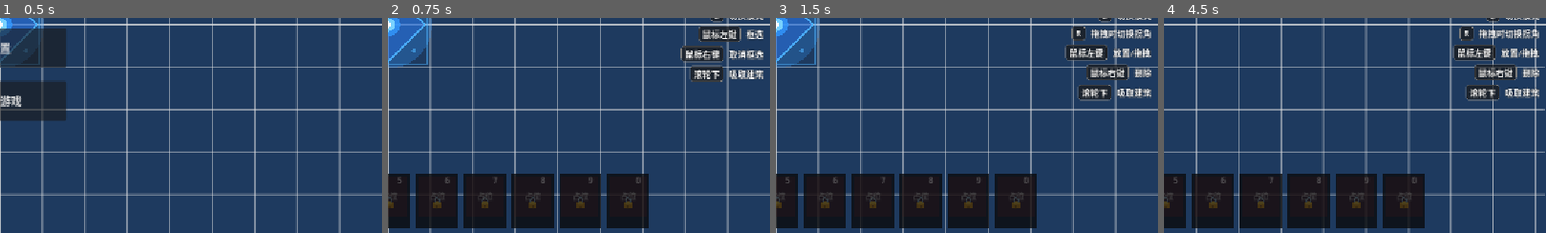
Above: before the commit, frames 1-4 (left to right).
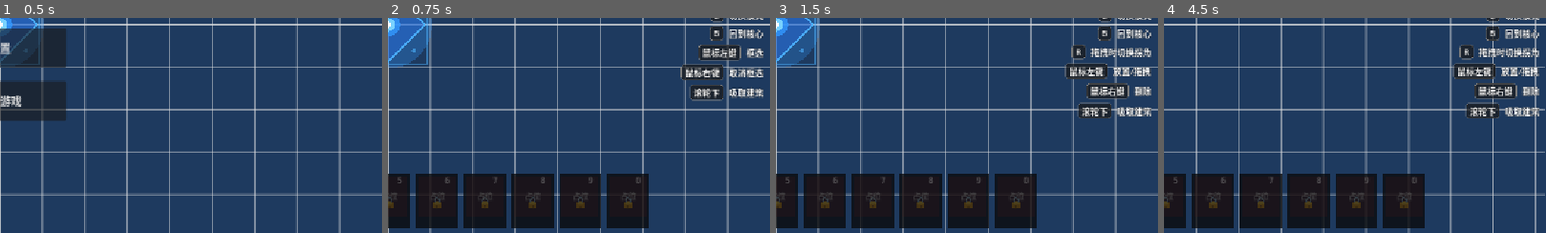
Above: after the commit, the same moments.

Repository: liuyun847/demo
Game: Godot game, scene res://scenes/main.tscn
The game is run twice, just before and just after one commit, with the same random seed, the same clock (stepped at 60 frames per second) and the same inputs.
Inputs (mouse positions are % of the whole screen's width and height, from its top left):
- Up to frame 1 (0.5 s): no input
- Up to frame 2 (0.75 s): click "开始游戏" at 0.5 s
- Up to frame 3 (1.5 s): tap Enter at 1.25 s; drag from (25, 91) to (60, 28) at 1.27 s
- Up to frame 4 (4.5 s): tap Space (toggle_pause) at 2, 4.25 s; drag from (31, 91) to (45, 70) at 2.02 s; tap Enter at 2.75 s; move the mouse to (38, 91) at 2.77 s; hold D (move_right) 2.78-3.5 s; hold B (focus_core, bound only after the commit) 2.78-3.5 s; right-click (38, 91) at 2.85 s; click (38, 91) at 2.92 s; drag from (44, 91) to (20, 35) at 3.52 s; drag from (50, 91) to (55, 50) at 4.27 s
The pictures show only the part of the screen within x 50-100%, y 48-98%; the shares and areas given below are measured in that part.

Frame 1 is identical in both runs. In frame 2, 4.2% of the frame differs, in the area x 76-99%, y 3-39%; in frame 3, 5.4%, in the area x 75-99%, y 3-47%; in frame 4, 5.4%.

Commit message:
feat: 新增 B 键回到核心视口
- 注册 focus_core 输入动作，CameraController 将视口移回核心（世界原点）
- 保持当前缩放不变，KeyHints 显示按键提示

Diff:
--- a/project.godot
+++ b/project.godot
@@ -186,6 +186,11 @@
 "events": [Object(InputEventKey,"resource_local_to_scene":false,"resource_name":"","device":-1,"window_id":0,"alt_press …(191 unchanged characters)…
 ]
 }
+focus_core={
+"deadzone": 0.2,
+"events": [Object(InputEventKey,"resource_local_to_scene":false,"resource_name":"","device":-1,"window_id":0,"alt_pressed":false,"shift_pressed":false,"ctrl_pressed":false,"meta_pressed":false,"pressed":false,"keycode":66,"physical_keycode":0,"key_label":0,"unicode":0,"location":0,"echo":false,"script":null)
+]
+}
 
 [rendering]
 
--- a/scripts/CameraController.gd
+++ b/scripts/CameraController.gd
@@ -12,6 +12,9 @@
 		zoom_at_position(event.position, 1 + GameConfig.zoom_speed)
 	elif event.is_action_pressed("zoom_out"):
 		zoom_at_position(event.position, 1 - GameConfig.zoom_speed)
+	elif event.is_action_pressed("focus_core"):
+		# 视口移回核心（世界原点）。核心占据 (-1,-1)..(0,0)，视觉中心即原点，不可移动
+		position = Vector2.ZERO
 
 # 在指定位置进行缩放
 func zoom_at_position(screen_pos: Vector2, factor: float) -> void:
--- a/scripts/autoload/keybind_manager.gd
+++ b/scripts/autoload/keybind_manager.gd
@@ -104,6 +104,12 @@
 	"toggle_pause": {
 		"display_name": "暂停",
 		"default_key": KEY_SPACE,
+		"default_key_type": "key",
+		"modifier": "",
+	},
+	"focus_core": {
+		"display_name": "回到核心",
+		"default_key": KEY_B,
 		"default_key_type": "key",
 		"modifier": "",
 	},
--- a/scripts/ui/key_hints.gd
+++ b/scripts/ui/key_hints.gd
@@ -8,6 +8,7 @@
 
 var _keycap_labels: Array[Label] = []
 var _toggle_key_label: Label
+var _focus_key_label: Label
 var _left_click_desc: Label
 var _right_click_desc: Label
 var _pipette_desc: Label
@@ -28,6 +29,7 @@
 	_build_edit_section()
 	_build_separator()
 	_build_toggle_row()
+	_build_focus_row()
 	_build_rotate_row()
 	_build_click_section()
 
@@ -84,6 +86,19 @@
 
 	add_child(row)
 
+func _build_focus_row() -> void:
+	var row := HBoxContainer.new()
+	row.alignment = BoxContainer.ALIGNMENT_END
+	row.add_theme_constant_override("separation", 8)
+
+	_focus_key_label = _make_keycap("focus_core")
+	row.add_child(_focus_key_label)
+
+	var desc := _make_desc("回到核心")
+	row.add_child(desc)
+
+	add_child(row)
+
 func _build_rotate_row() -> void:
 	_rotate_row = HBoxContainer.new()
 	_rotate_row.alignment = BoxContainer.ALIGNMENT_END
@@ -208,6 +223,7 @@
 		if i < _keycap_labels.size():
 			_keycap_labels[i].text = _get_action_text(EDIT_ACTIONS[i])
 	_toggle_key_label.text = _get_action_text("toggle_place_mode")
+	_focus_key_label.text = _get_action_text("focus_core")
 	_refresh_click_rows()
 
 func _refresh_click_rows() -> void:
--- a/tests/unit/test_camera_controller.gd
+++ b/tests/unit/test_camera_controller.gd
@@ -96,3 +96,20 @@
 	Input.action_release("move_right")
 	var _expected_speed: float = move_speed / 0.5
 	assert_gt(_camera.position.x, move_speed * 0.5, "缩放 0.5 倍时移动速度应更快")
+
+func test_focus_core_moves_camera_to_origin() -> void:
+	_camera.position = Vector2(500, 300)
+	var key_event := InputEventKey.new()
+	key_event.keycode = KEY_B
+	key_event.pressed = true
+	_camera._unhandled_input(key_event)
+	assert_eq(_camera.position, Vector2.ZERO, "按下 focus_core 后视口应移回核心位置")
+
+func test_focus_core_keeps_zoom() -> void:
+	_camera.position = Vector2(500, 300)
+	_camera.zoom = Vector2(0.5, 0.5)
+	var key_event := InputEventKey.new()
+	key_event.keycode = KEY_B
+	key_event.pressed = true
+	_camera._unhandled_input(key_event)
+	assert_eq(_camera.zoom, Vector2(0.5, 0.5), "回到核心不应改变缩放")
